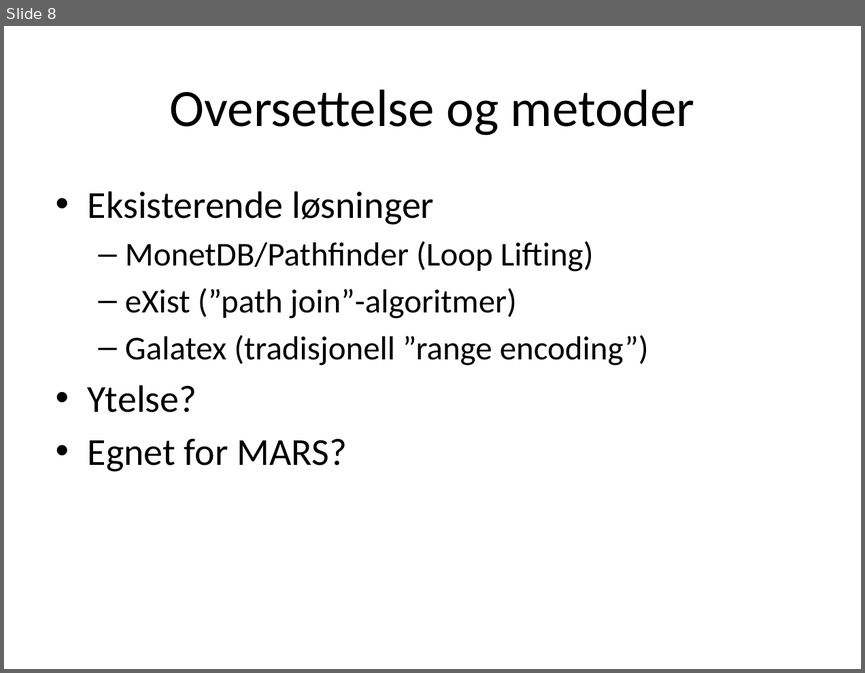
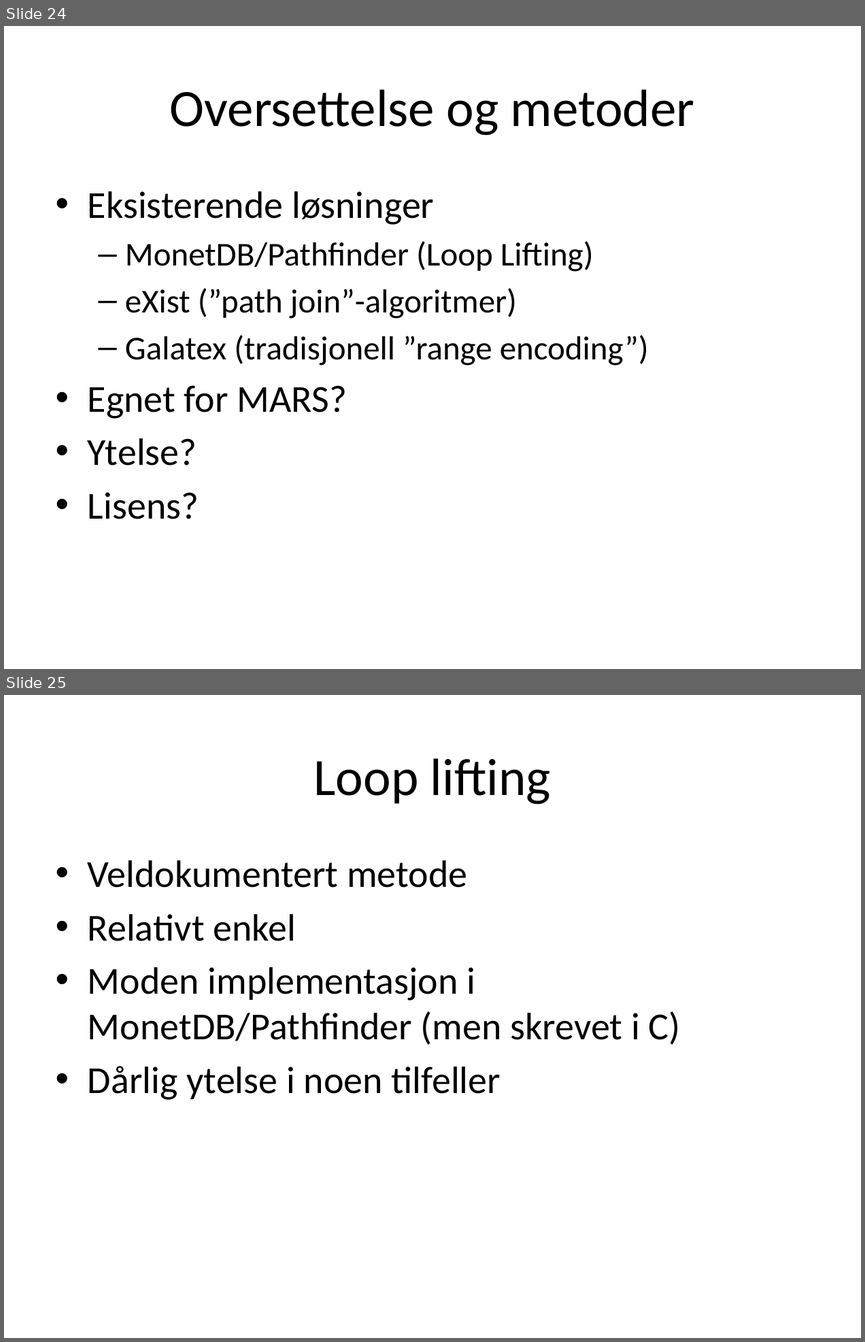
Before and after one commit to andrerav/xqft-parser, a slide deck: XQuery og relasjonell algebra.pptx. Shown one above the other, each under a label of ours: slide 8 before the commit, slides 24 and 25 after it. The pictures are 865x673 and 865x1342 pixels, drawn with LibreOffice and Linux fonts; fonts in the diff are those of the drawing. Boxes give left, top, right and bottom in pixels: in the first picture for what was removed or moved away, otherwise in the second. Text is boxed around its words. In the diff, an @@ line names an element or a change of style, - is before the commit and + after.

```diff
--- a/XQuery og relasjonell algebra.pptx
+++ b/XQuery og relasjonell algebra.pptx
@@ slide 25 added at (x1=4, y1=695, x2=861, y2=1338), background #FFFFFF @@
@@ title added at (x1=314, y1=758, x2=551, y2=804), 44 pt, text #000000 @@
+Loop lifting
@@ text added at (x1=88, y1=860, x2=681, y2=1100), 32 pt, text #000000 @@
+• Veldokumentert metode
+• Relativt enkel
+• Moden implementasjon i MonetDB/Pathfinder (men skrevet i C)
+• Dårlig ytelse i noen tilfeller
@@ what was slide 8 is now slide 24 @@
@@ slide 24 changed as well @@
@@ text at (x1=88, y1=385, x2=347, y2=418): paragraph added @@
+• Egnet for MARS?
@@ text at (x1=88, y1=492, x2=198, y2=519): text changed @@
-• Egnet for MARS?
+• Lisens?
```
Also in this commit, not shown: 5 other slides changed, 21 other slides added.
